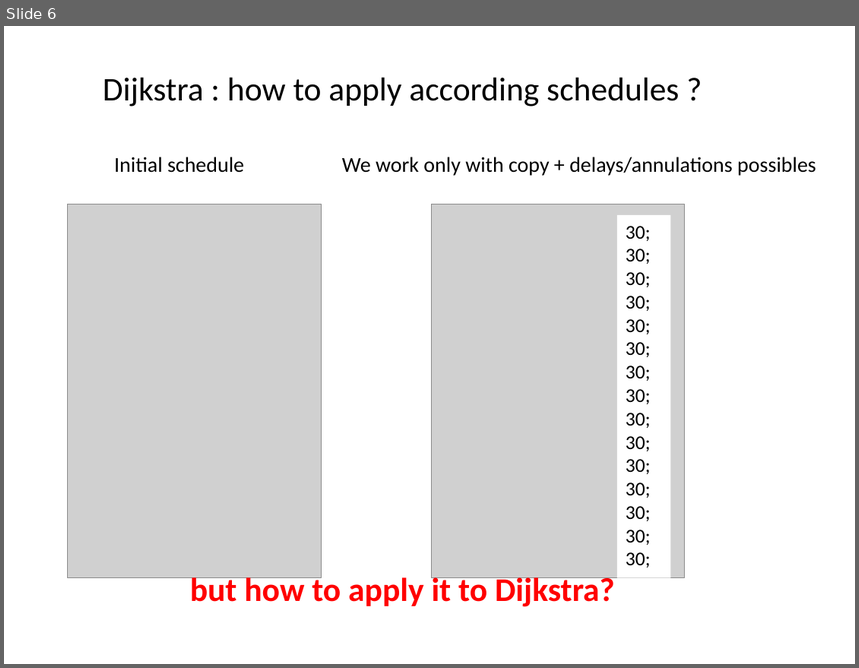
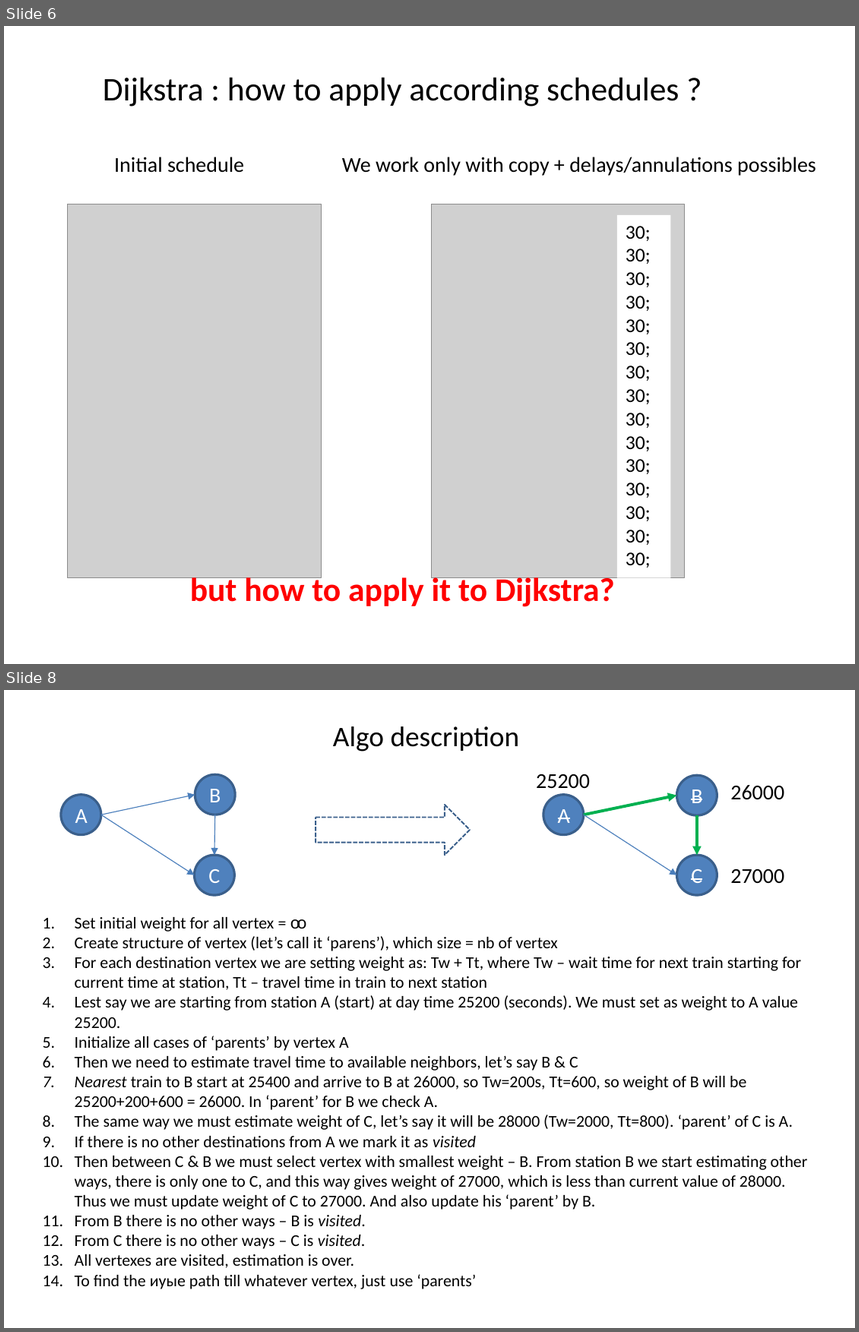
Before and after one commit to Dalekin9/Planif-Trajet, a slide deck: documents/concepts.pptx. Shown one above the other, each under a label of ours: slide 6 before the commit, slides 6 and 8 after it; the slides between them are not shown. The pictures are 859x668 and 859x1332 pixels, drawn with LibreOffice and Linux fonts; fonts in the diff are those of the drawing; grey boxes stand for pictures. Boxes give left, top, right and bottom in pixels: in the first picture for what was removed or moved away, otherwise in the second. Text is boxed around its words. In the diff, an @@ line names an element or a change of style, - is before the commit and + after.

Commit message:
description algo Dijkstra

```diff
--- a/documents/concepts.pptx
+++ b/documents/concepts.pptx
@@ slide 8 added at (4, 690, 855, 1328), background #FFFFFF @@
@@ text added at (333, 726, 520, 752), 24 pt, text #000000 @@
+Algo description
@@ ellipse added at (195, 774, 235, 815), fill #4F81BD, outline #3A5F8C 2 pt, 18 pt, text #FFFFFF @@
+B
@@ text added at (536, 774, 590, 789), 18 pt, text #000000 @@
+25200
@@ ellipse added at (677, 775, 718, 815), fill #4F81BD, outline #3A5F8C 2 pt, 18 pt, text #FFFFFF, strikethrough @@
+B
@@ ellipse added at (61, 795, 101, 834), fill #4F81BD, outline #3A5F8C 2 pt, 18 pt, text #FFFFFF @@
+A
@@ arrow added from (101, 815) to (195, 795), #4B7EBC 0.75 pt @@
@@ ellipse added at (544, 795, 584, 834), fill #4F81BD, outline #3A5F8C 2 pt, 18 pt, text #FFFFFF, strikethrough @@
+A
@@ arrow added from (584, 815) to (677, 796), #00B050 2.5 pt @@
@@ text added at (731, 785, 785, 800), 18 pt, text #000000 @@
+26000
@@ arrow added from (101, 815) to (195, 875), #4B7EBC 0.75 pt @@
@@ arrow added from (215, 815) to (215, 855), #4B7EBC 0.75 pt @@
@@ right arrow added at (316, 805, 470, 855), outline #3A5F8C 1.25 pt dashed @@
@@ arrow added from (584, 815) to (677, 875), #4B7EBC 0.75 pt @@
@@ arrow added from (697, 815) to (697, 855), #00B050 2.5 pt @@
@@ ellipse added at (195, 855, 235, 895), fill #4F81BD, outline #3A5F8C 2 pt, 18 pt, text #FFFFFF @@
+C
@@ ellipse added at (677, 855, 718, 895), fill #4F81BD, outline #3A5F8C 2 pt, 18 pt, text #FFFFFF, strikethrough @@
+C
@@ text added at (731, 869, 785, 884), 18 pt, text #000000 @@
+27000
@@ text added at (75, 917, 808, 1290), 14 pt, text #000000 @@
+1. Set initial weight for all vertex = ꚙ
+2. Create structure of vertex (let’s call it ‘parens’), which size = nb of vertex
+3. For each destination vertex we are setting weight as: Tw + Tt, where Tw – wait time for next train starting for current time at station, Tt – travel time in train to next station
+4. Lest say we are starting from station A (start) at day time 25200 (seconds). We must set as weight to A value 25200.
+5. Initialize all cases of ‘parents’ by vertex A
+6. Then we need to estimate travel time to available neighbors, let’s say B & C
+7. Nearest train to B start at 25400 and arrive to B at 26000, so Tw=200s, Tt=600, so weight of B will be 25200+200+600 = 26000. In ‘parent’ for B we check A.
+8. The same way we must estimate weight of C, let’s say it will be 28000 (Tw=2000, Tt=800). ‘parent’ of C is A.
+9. If there is no other destinations from A we mark it as visited
+10. Then between C & B we must select vertex with smallest weight – B. From station B we start estimating other ways, there is only one to C, and this way gives weight of 27000, which is less than current value of 28000. Thus we must update weight of C to 27000. And also update his ‘parent’ by B.
+11. From B there is no other ways – B is visited.
+12. From C there is no other ways – C is visited.
+13. All vertexes are visited, estimation is over.
+14. To find the иуые path till whatever vertex, just use ‘parents’
```
Also in this commit, not shown: 1 slide changed.
